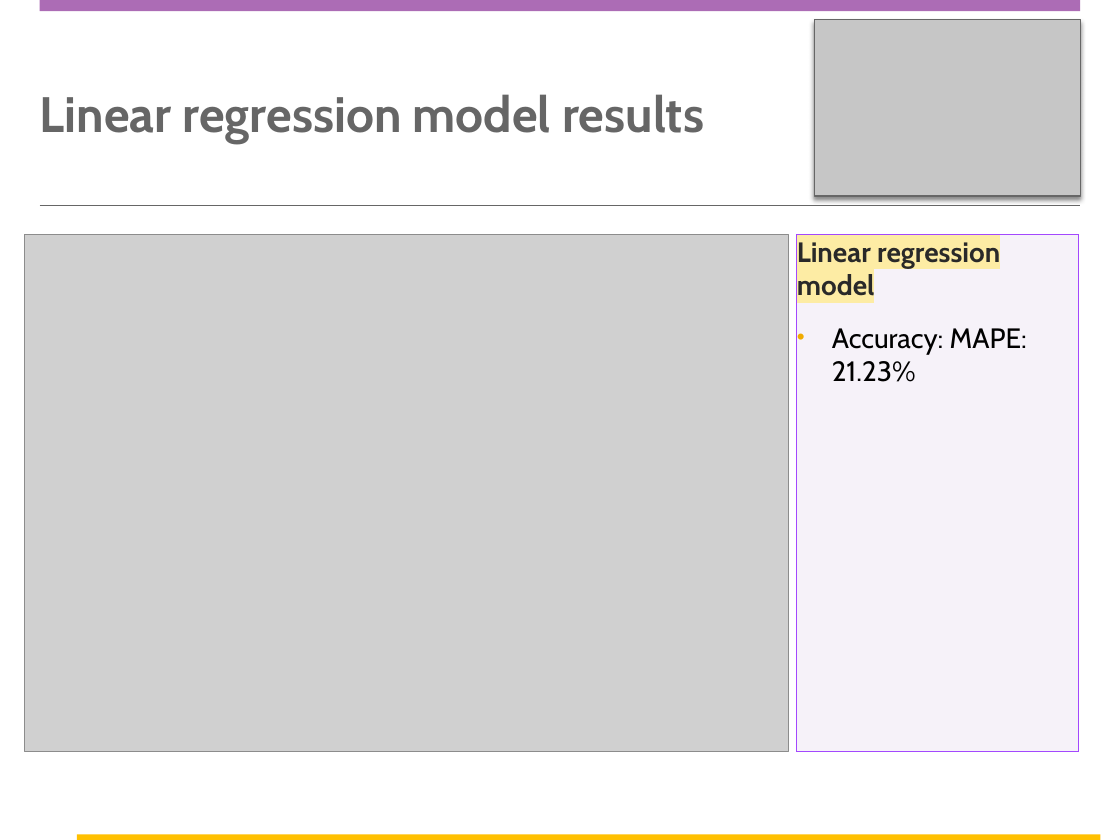
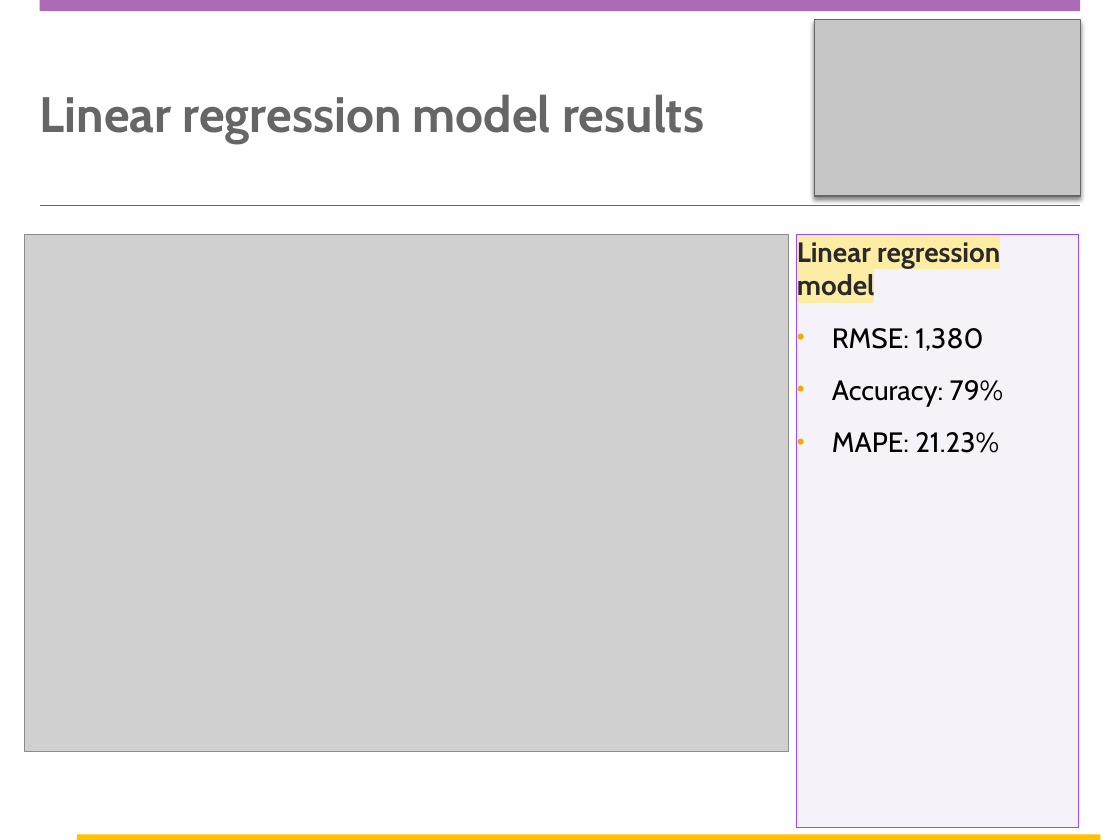
Before and after one commit to carlosAtestevez/CaseStudy2DDS, a slide deck: slide 16 of DDSAnalytics Presentation.pptx. Drawn at 1120x840 pixels with LibreOffice and Linux fonts; fonts in the diff are those of the drawing; grey boxes stand for pictures; background and template pictures are left out. Boxes give left, top, right and bottom in pixels: in the first picture for what was removed or moved away, otherwise in the second. Text is boxed around its words. In the diff, an @@ line names an element or a change of style, - is before the commit and + after.

```diff
--- a/DDSAnalytics Presentation.pptx
+++ b/DDSAnalytics Presentation.pptx
@@ rectangle "Linear regression model": place and size @@
-rectangle "Linear regression model" at [796,234,1079,752]
+rectangle "Linear regression model" at [796,234,1079,827]
@@ text in rectangle at [832,328,1004,453]: text changed @@
-• Accuracy: MAPE: 21.23%
+• RMSE: 1,380
+• Accuracy: 79%
+• MAPE: 21.23%
```
Also in this commit, not shown: 10 other slides changed, 6 slides added, 6 other files.
